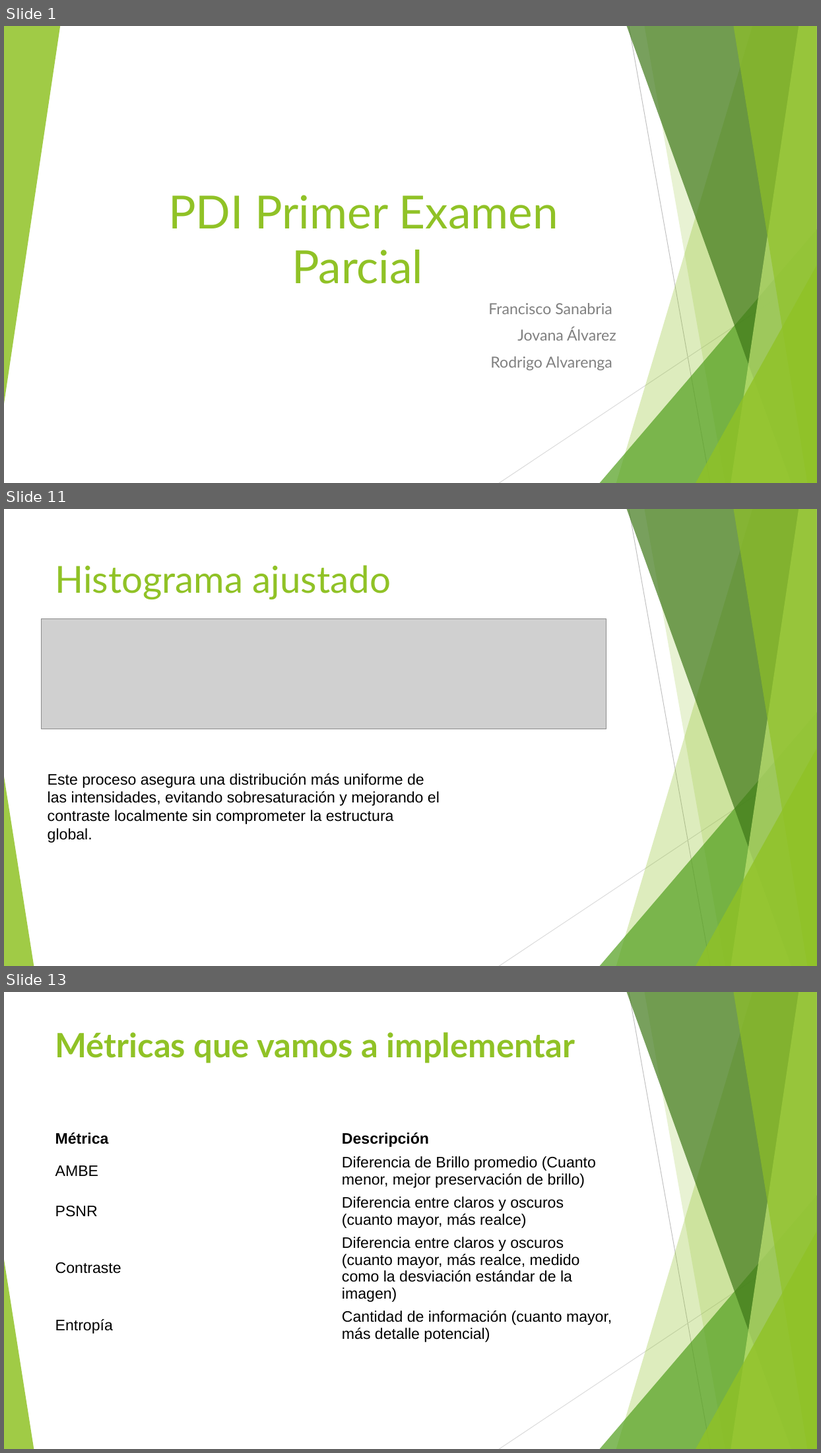
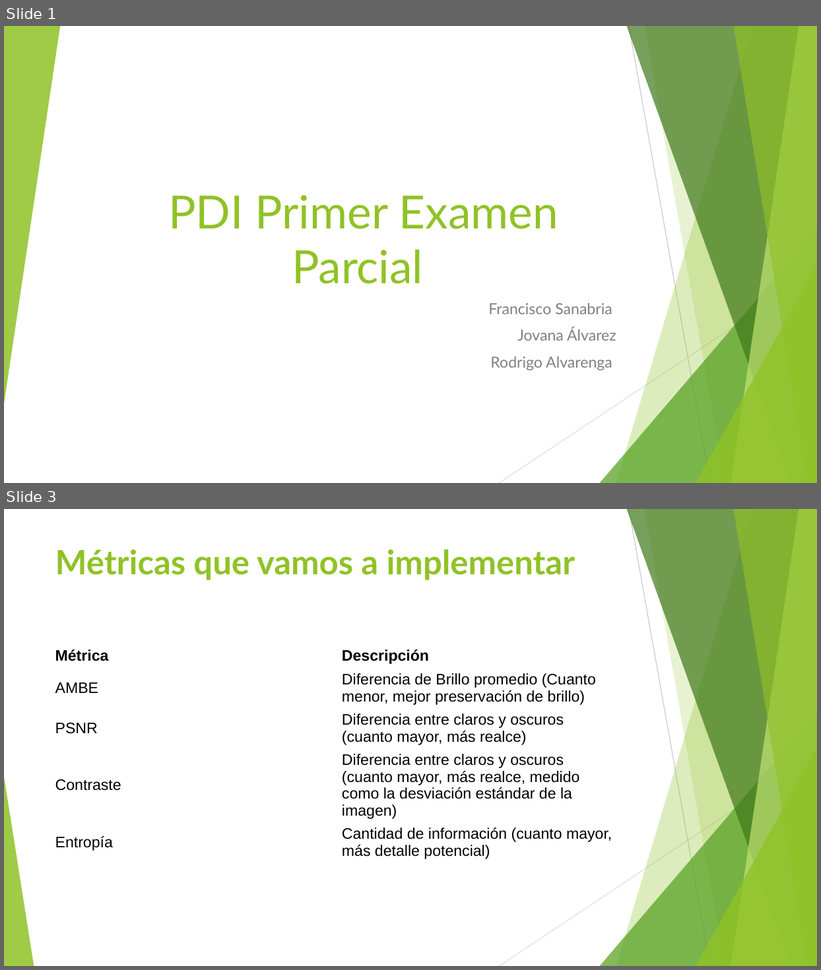
Before and after one commit to Gaussdrigo/pdi2025, a slide deck: Presentacion.pptx. Shown one above the other, each under a label of ours: slides 1, 11 and 13 before the commit, slides 1 and 3 after it; the slides between them are not shown. The pictures are 821x1453 and 821x970 pixels, drawn with LibreOffice and Linux fonts; fonts in the diff are those of the drawing; grey boxes stand for pictures. Boxes give left, top, right and bottom in pixels: in the first picture for what was removed or moved away, otherwise in the second. Text is boxed around its words. In the diff, an @@ line names an element or a change of style, - is before the commit and + after.

```diff
--- a/Presentacion.pptx
+++ b/Presentacion.pptx
@@ slide 11 removed at box(4, 509, 817, 966), background #FFFFFF; not listed: 10 template elements that a slide beside it also shows @@
@@ title removed at box(55, 565, 391, 599) @@
-Histograma ajustado
@@ picture removed at box(41, 619, 606, 729) @@
@@ text removed at box(48, 774, 440, 843) @@
-Este proceso asegura una distribución más uniforme de las intensidades, evitando sobresaturación y mejorando el contraste localmente sin comprometer la estructura global.
@@ what was slide 13 is now slide 3 @@
```
Also in this commit, not shown: 3 slides changed, 6 slides added, 7 other slides removed.
